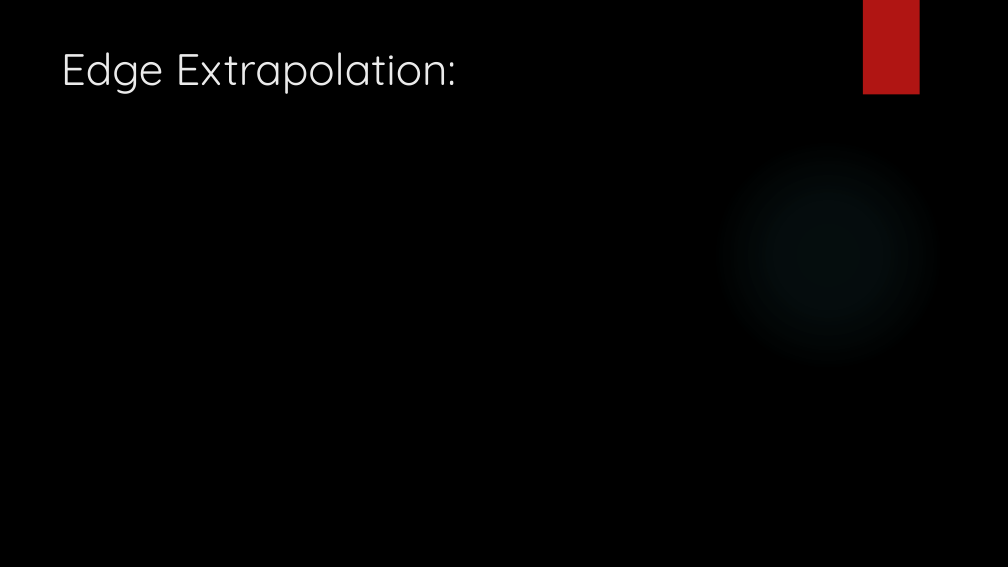
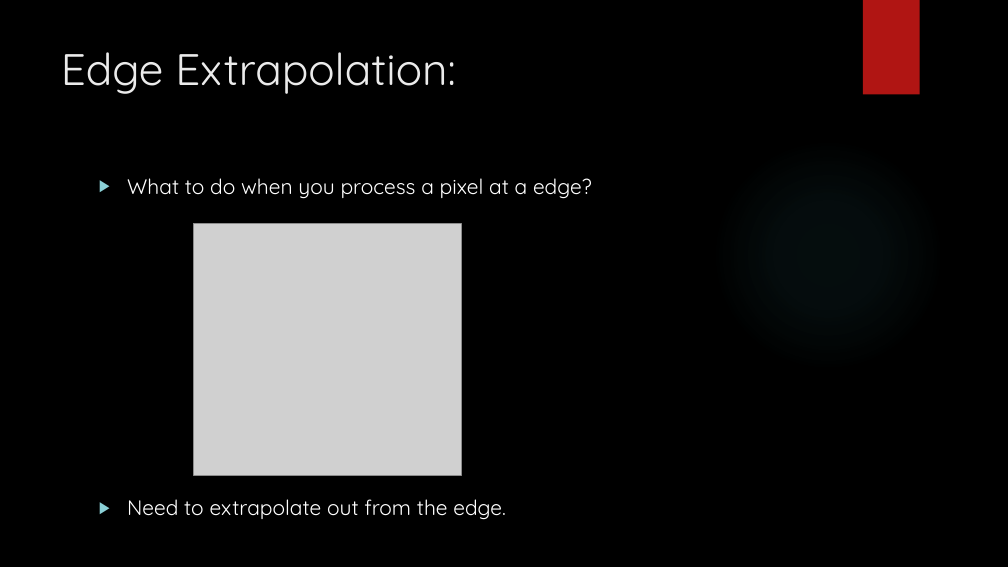
Before and after one commit to nivekranjith/Clarity, a slide deck: slide 9 of Report Presentation/Report Presentation (original format).pptx (slide 8 before the commit). Drawn at 1008x567 pixels with LibreOffice and Linux fonts; fonts in the diff are those of the drawing; grey boxes stand for pictures; background and template pictures are left out. Boxes give left, top, right and bottom in pixels: in the first picture for what was removed or moved away, otherwise in the second. Text is boxed around its words. In the diff, an @@ line names an element or a change of style, - is before the commit and + after.

```diff
--- a/Report Presentation/Report Presentation (original format).pptx
+++ b/Report Presentation/Report Presentation (original format).pptx
@@ text added at (x1=127, y1=178, x2=592, y2=520), 20 pt, text #FFFFFF @@
+▶ What to do when you process a pixel at a edge?
+▶ Need to extrapolate out from the edge.
@@ picture added at (x1=194, y1=224, x2=461, y2=475) @@
```
Also in this commit, not shown: 5 slides added, 1 slide removed.
